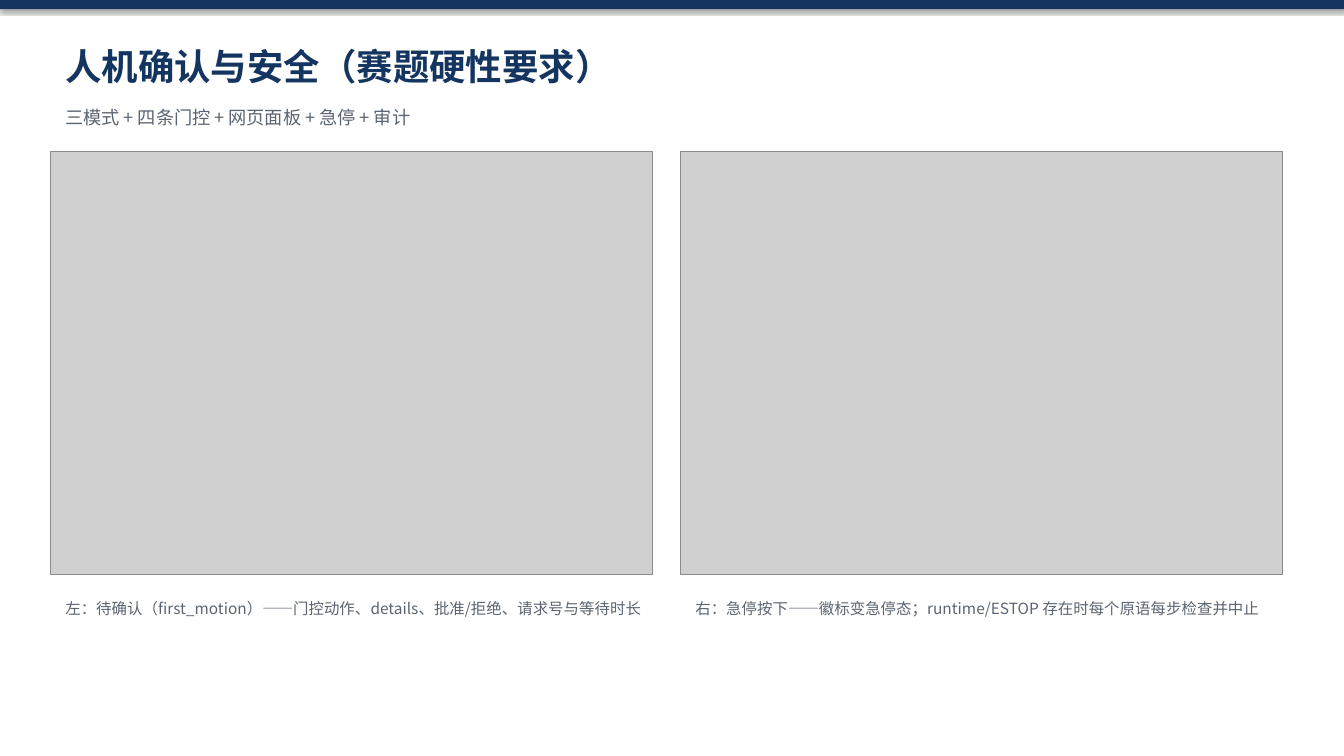
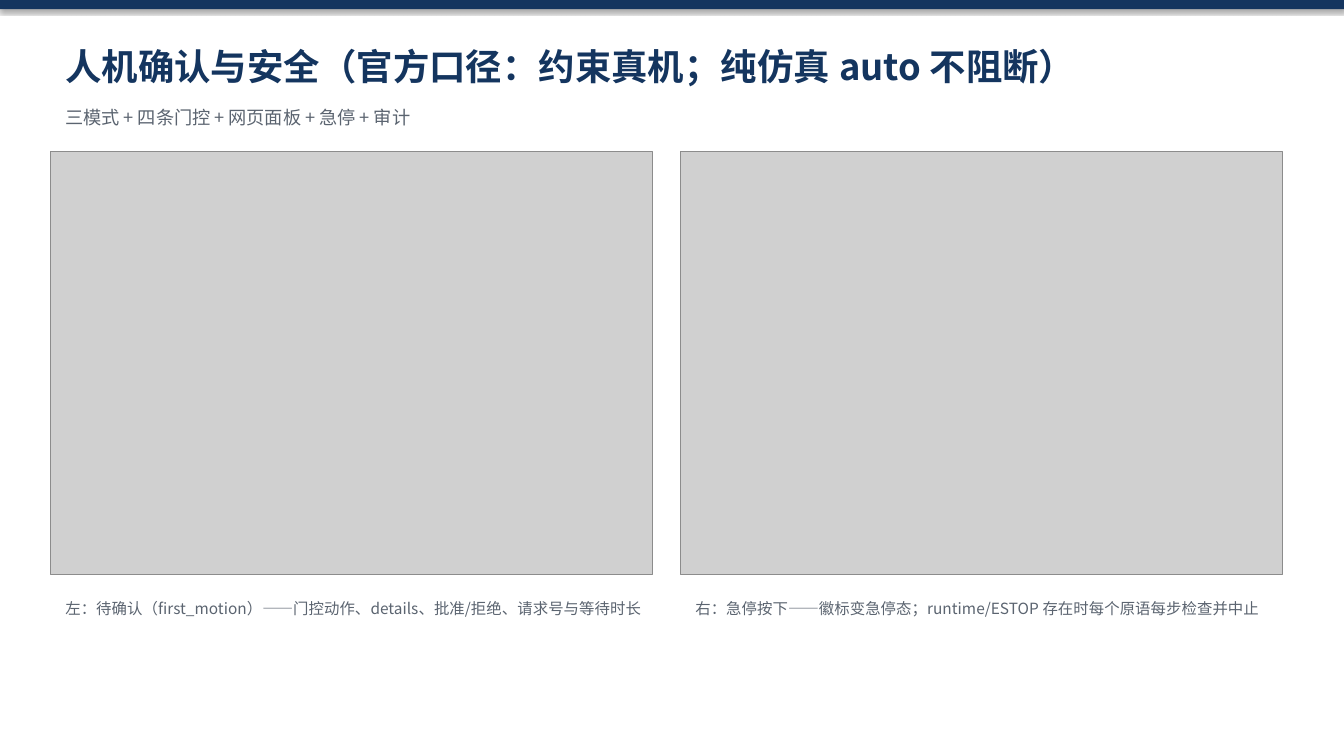
Before and after one commit to JamesWei216/agentic-robotics, a slide deck: slide 8 of reports/Agentic-Robotics-赛题汇报.pptx. Drawn at 1344x756 pixels with LibreOffice and Linux fonts; fonts in the diff are those of the drawing; grey boxes stand for pictures. Boxes give left, top, right and bottom in pixels: in the first picture for what was removed or moved away, otherwise in the second. Text is boxed around its words. In the diff, an @@ line names an element or a change of style, - is before the commit and + after.

Commit message:
PPT 同步 P1-2/P1-3 结果：数字改为从 metrics.json 读取（98.0% / 95.5% / 90.0% / 100.0%），新增 A22 页脚与口径说明，人确认改官方口径

```diff
--- a/reports/Agentic-Robotics-赛题汇报.pptx
+++ b/reports/Agentic-Robotics-赛题汇报.pptx
@@ text at (65,48,1076,87): text changed @@
-人机确认与安全（赛题硬性要求）
+人机确认与安全（官方口径：约束真机；纯仿真 auto 不阻断）
```
Also in this commit, not shown: 9 other slides changed, 1 other file.
